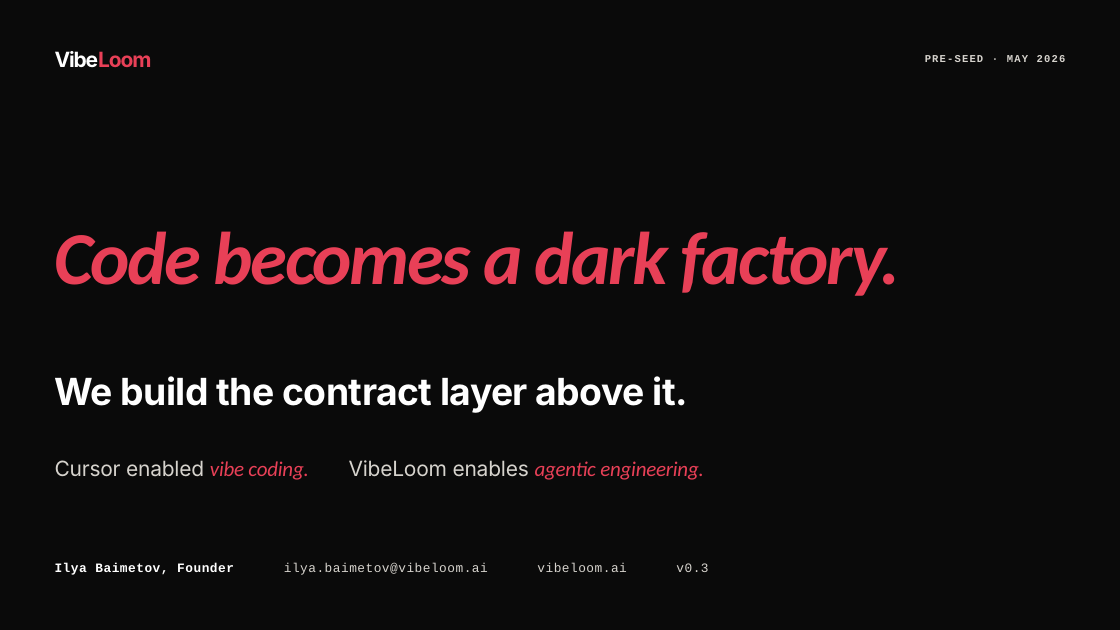
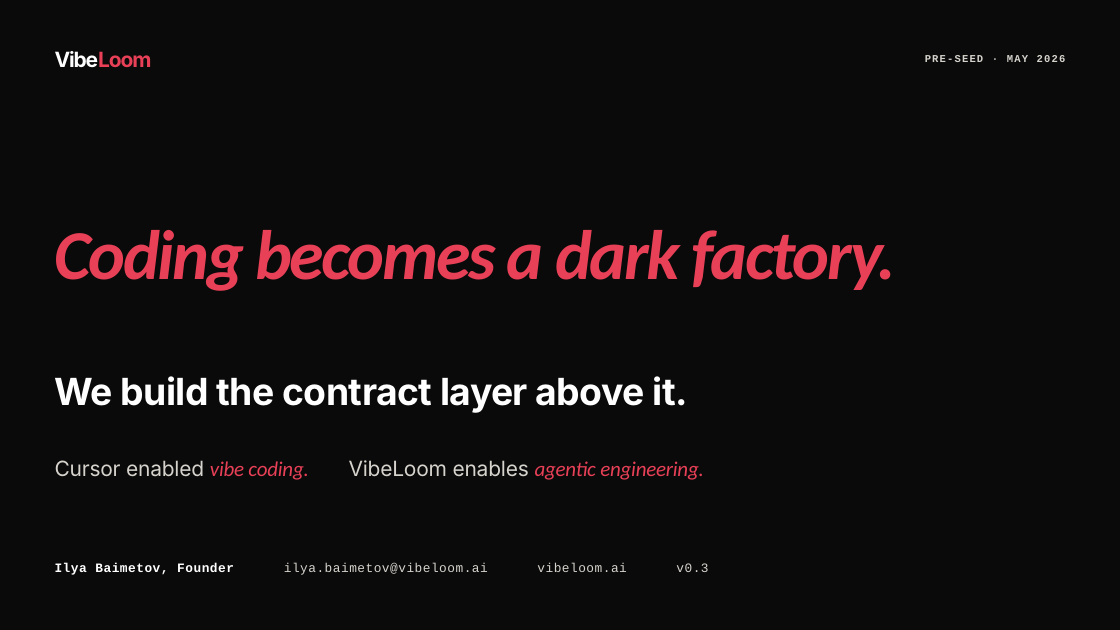
Before and after one commit to dahans-msft2/vibeloom-copilot-cli, a slide deck: slide 1 of v03/pitch-deck.pptx. Drawn at 1120x630 pixels with LibreOffice and Linux fonts; fonts in the diff are those of the drawing. Boxes give left, top, right and bottom in pixels: in the first picture for what was removed or moved away, otherwise in the second. Text is boxed around its words. In the diff, an @@ line names an element or a change of style, - is before the commit and + after.

```diff
--- a/v03/pitch-deck.pptx
+++ b/v03/pitch-deck.pptx
@@ text at <box>55,230,896,291</box>: text changed; size 64 to 60 pt @@
-Code becomes a dark factory.
+Coding becomes a dark factory.
```
Also in this commit, not shown: 6 other slides changed, 3 other files.
